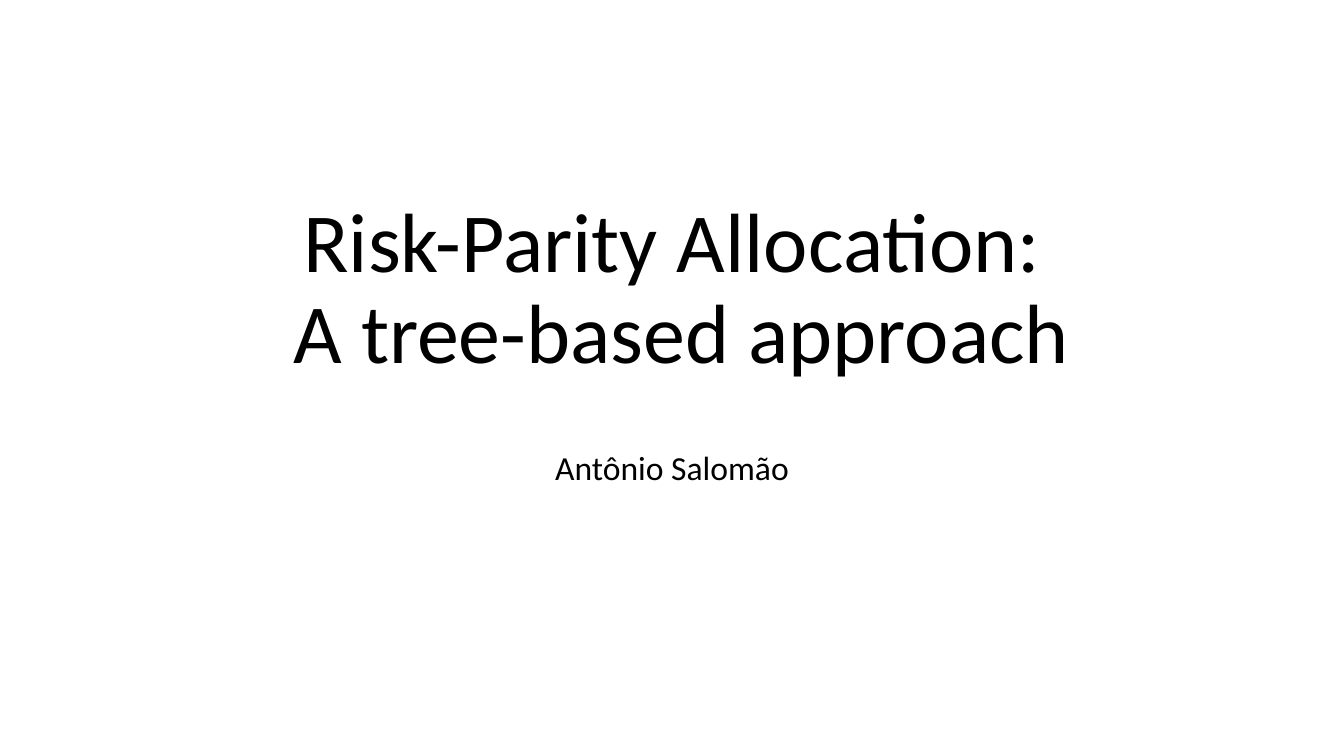
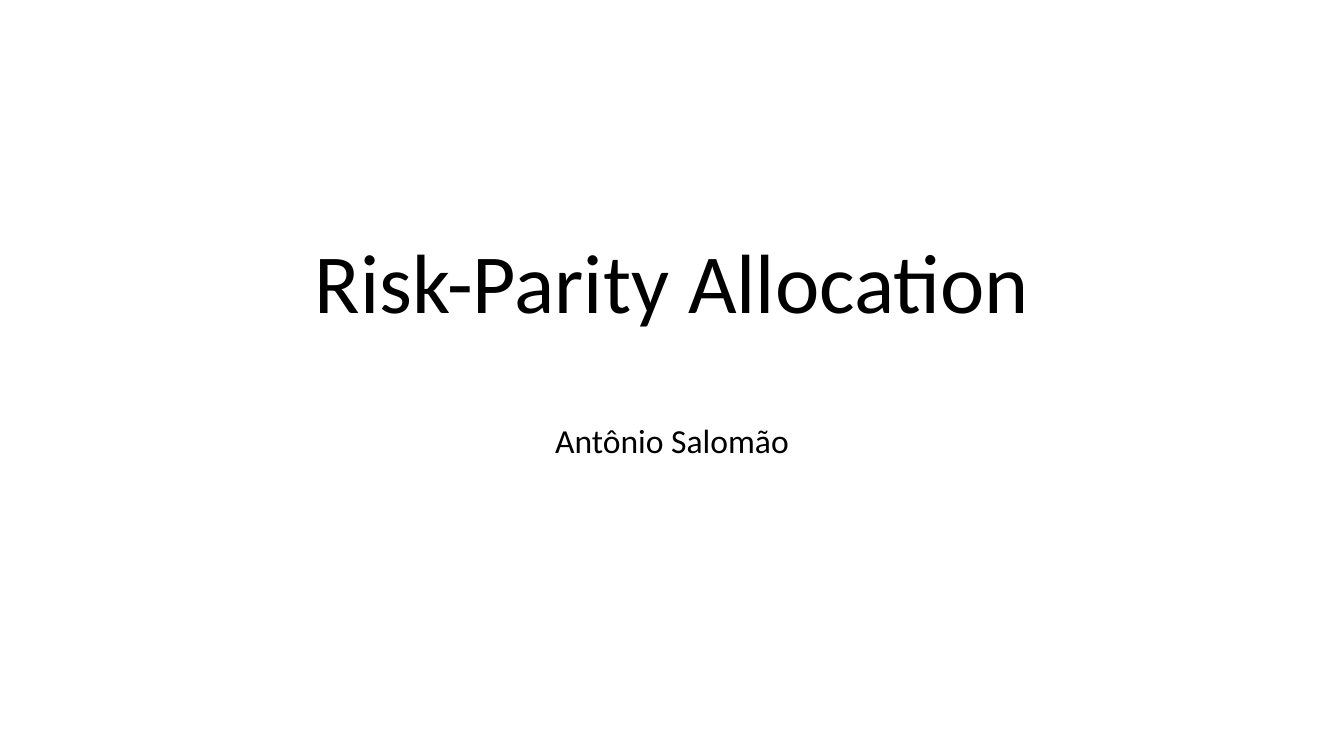
Before and after one commit to antoniosalomao/MPE_1, a slide deck: slide 1 of risk_parity_mpe_risco.pptx. Drawn at 1344x756 pixels with LibreOffice and Linux fonts; fonts in the diff are those of the drawing. Boxes give left, top, right and bottom in pixels: in the first picture for what was removed or moved away, otherwise in the second. Text is boxed around its words. In the diff, an @@ line names an element or a change of style, - is before the commit and + after.

```diff
--- a/risk_parity_mpe_risco.pptx
+++ b/risk_parity_mpe_risco.pptx
@@ title at <box>315,254,1029,327</box>: text changed @@
-Risk-Parity Allocation:
-A tree-based approach
+Risk-Parity Allocation
@@ subtitle "Antônio Salomão": place and size @@
-subtitle "Antônio Salomão" at <box>555,456,789,481</box>
+subtitle "Antônio Salomão" at <box>555,429,789,454</box>
```
Also in this commit, not shown: 1 other slide changed, 7 slides added, 8 slides removed.
